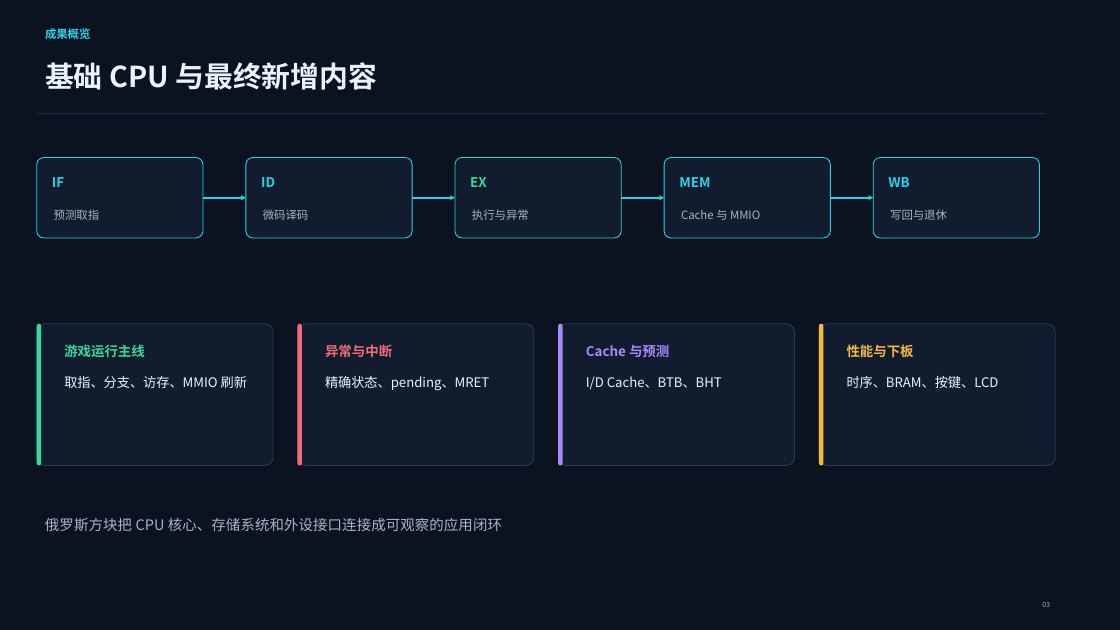
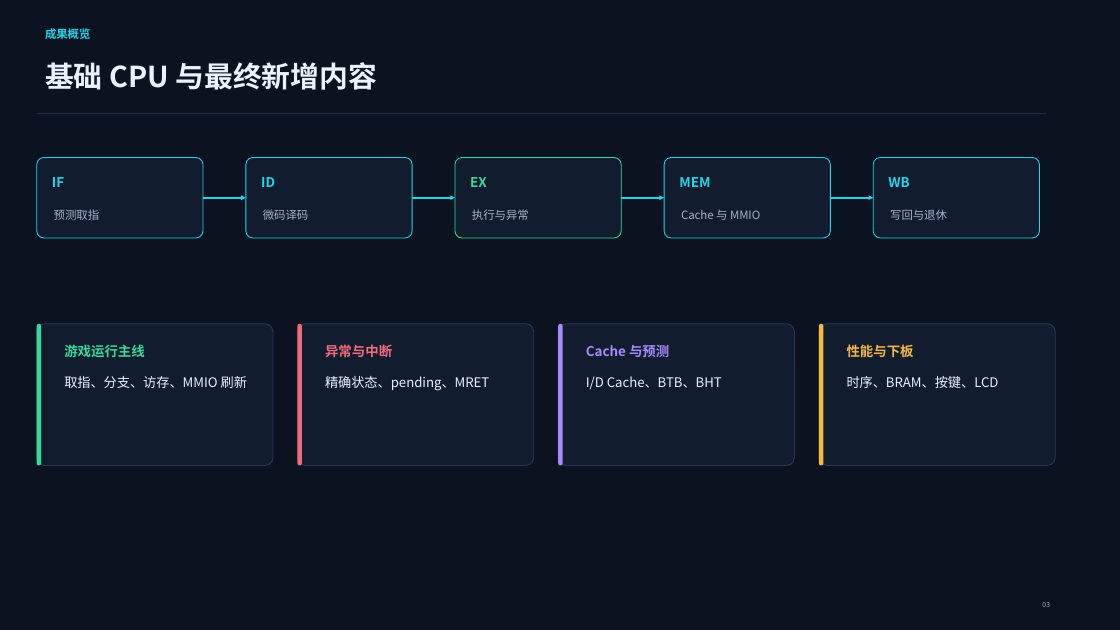
Before and after one commit to Neon246760/CPU-Course-Design, a slide deck: slide 4 of 提交物/06_验收答辩_流水线CPU汇报PPT/1120233061.pptx (slide 3 before the commit). Drawn at 1120x630 pixels with LibreOffice and Linux fonts; fonts in the diff are those of the drawing. Boxes give left, top, right and bottom in pixels: in the first picture for what was removed or moved away, otherwise in the second. Text is boxed around its words. In the diff, an @@ line names an element or a change of style, - is before the commit and + after.

```diff
--- a/提交物/06_验收答辩_流水线CPU汇报PPT/1120233061.pptx
+++ b/提交物/06_验收答辩_流水线CPU汇报PPT/1120233061.pptx
@@ text removed at [45,518,502,531] @@
-俄罗斯方块把 CPU 核心、存储系统和外设接口连接成可观察的应用闭环
```
Also in this commit, not shown: 8 other slides changed, 1 slide added, 6 other files.
